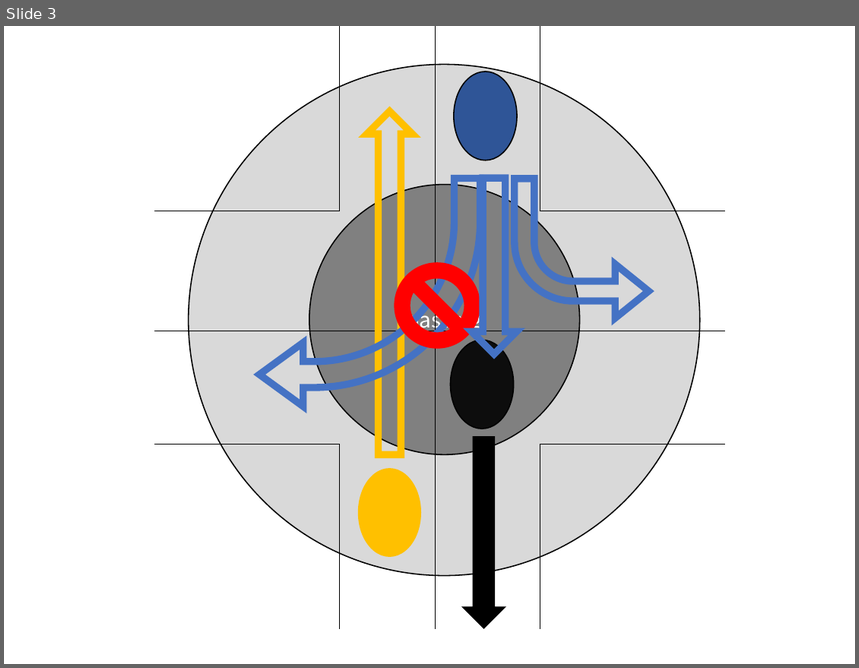
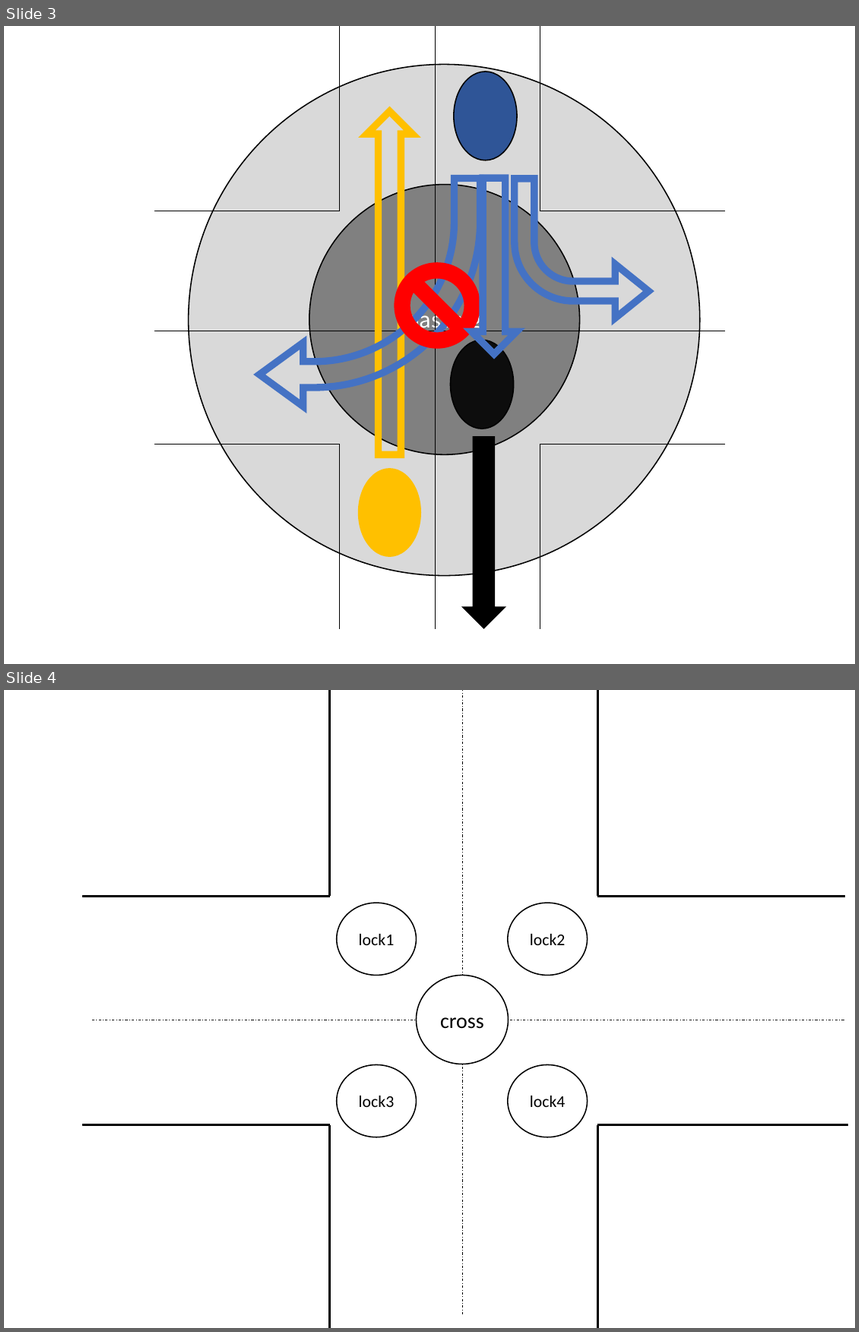
Before and after one commit to Sahara62/SSI2019, a slide deck: model.pptx. Shown one above the other, each under a label of ours: slide 3 before the commit, slides 3 and 4 after it. The pictures are 859x668 and 859x1332 pixels, drawn with LibreOffice and Linux fonts; fonts in the diff are those of the drawing. Boxes give left, top, right and bottom in pixels: in the first picture for what was removed or moved away, otherwise in the second. Text is boxed around its words. In the diff, an @@ line names an element or a change of style, - is before the commit and + after.

```diff
--- a/model.pptx
+++ b/model.pptx
@@ slide 4 added at [4,690,855,1328], background #FFFFFF @@
@@ line added from (330, 690) to (330, 896), #000000 2 pt @@
@@ line added from (462, 1315) to (462, 690), #000000 0.5 pt dashed @@
@@ line added from (598, 690) to (598, 896), #000000 2 pt @@
@@ line added from (330, 896) to (82, 896), #000000 2 pt @@
@@ ellipse added at [337,903,416,975], fill #FFFFFF, outline #000000 1 pt, 14 pt, text #000000 @@
+lock1
@@ ellipse added at [508,903,587,975], fill #FFFFFF, outline #000000 1 pt, 14 pt, text #000000 @@
+lock2
@@ line added from (846, 896) to (598, 896), #000000 2 pt @@
@@ ellipse added at [416,975,508,1065], fill #FFFFFF, outline #000000 1 pt, 18 pt, text #000000 @@
+cross
@@ line added from (91, 1021) to (846, 1021), #000000 0.5 pt dashed @@
@@ ellipse added at [337,1065,416,1138], fill #FFFFFF, outline #000000 1 pt, 14 pt, text #000000 @@
+lock3
@@ ellipse added at [508,1065,587,1138], fill #FFFFFF, outline #000000 1 pt, 14 pt, text #000000 @@
+lock4
@@ line added from (330, 1125) to (82, 1125), #000000 2 pt @@
@@ line added from (330, 1125) to (330, 1328), #000000 2 pt @@
@@ line added from (598, 1125) to (598, 1328), #000000 2 pt @@
@@ line added from (848, 1125) to (598, 1125), #000000 2 pt @@
```
Also in this commit, not shown: 1 slide changed, 2 other slides added, 1 other file.
